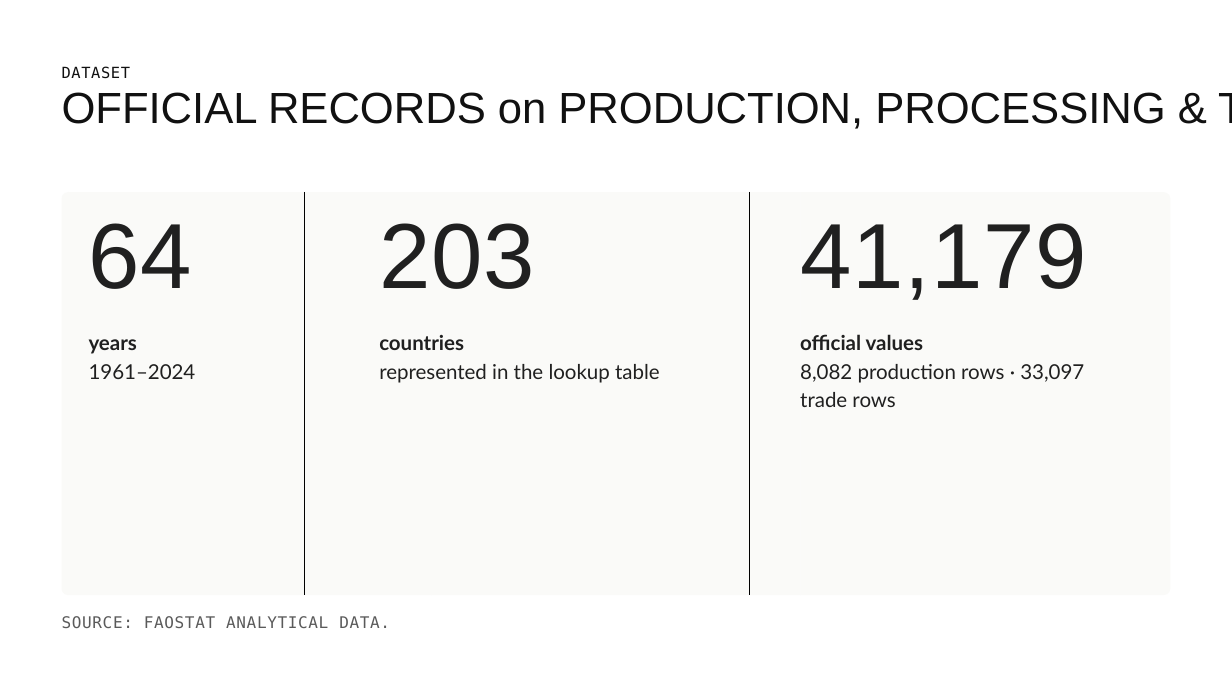
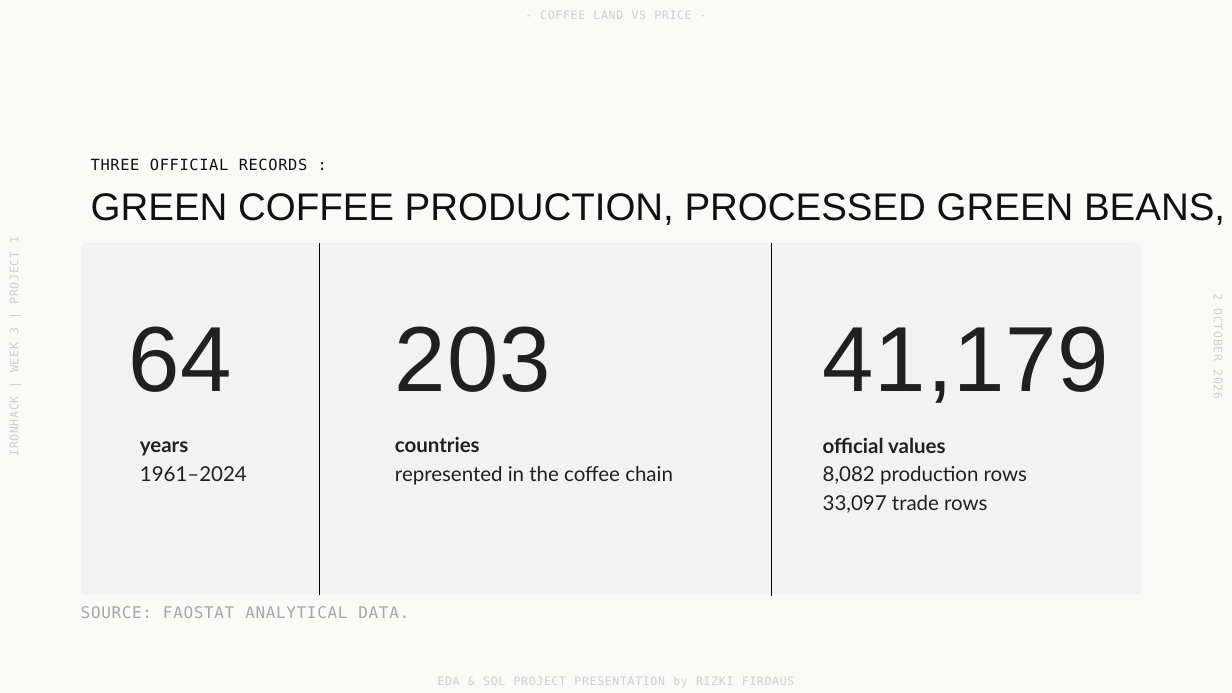
Before and after one commit to benjiro000/project-1-eda, a slide deck: slide 3 of presentation/project-1-presentation-rizki.pptx. Drawn at 1232x693 pixels with LibreOffice and Linux fonts; fonts in the diff are those of the drawing; background and template pictures are left out. Boxes give left, top, right and bottom in pixels: in the first picture for what was removed or moved away, otherwise in the second. Text is boxed around its words. In the diff, an @@ line names an element or a change of style, - is before the commit and + after.

Commit message:
project1rizki

```diff
--- a/presentation/project-1-presentation-rizki.pptx
+++ b/presentation/project-1-presentation-rizki.pptx
@@ rectangle resized from (x1=432, y1=192, x2=801, y2=595) to (x1=0, y1=0, x2=1232, y2=693) @@
@@ rectangle removed at (x1=0, y1=0, x2=1232, y2=693) @@
@@ text added at (x1=540, y1=11, x2=691, y2=19), 9 pt, text #D0CECE @@
+- COFFEE LAND VS PRICE -
@@ text removed at (x1=62, y1=66, x2=130, y2=79) @@
-DATASET
@@ text added at (x1=91, y1=158, x2=307, y2=171), 12 pt, text #111111 @@
+THREE OFFICIAL RECORDS :
@@ text at (x1=91, y1=193, x2=1225, y2=225): text changed; size 34 to 30 pt @@
-OFFICIAL RECORDS on PRODUCTION, PROCESSING & TRADE
+GREEN COFFEE PRODUCTION, PROCESSED GREEN BEANS, AND TRADE
@@ text added at (x1=8, y1=239, x2=21, y2=453), 9 pt, text #D0CECE @@
+IRONHACK | WEEK 3 | PROJECT 1
@@ freeform shape at (x1=80, y1=243, x2=319, y2=595): fill #FAFAF8 to #F2F2F2 @@
@@ freeform shape resized from (x1=62, y1=192, x2=432, y2=595) to (x1=80, y1=243, x2=319, y2=595) @@
@@ line moved from (304, 192) - (304, 595) to (319, 243) - (319, 595) @@
@@ rectangle added at (x1=319, y1=243, x2=772, y2=595), fill #F2F2F2 @@
@@ line moved from (750, 192) - (750, 595) to (772, 243) - (772, 596) @@
@@ freeform shape resized from (x1=801, y1=192, x2=1171, y2=595) to (x1=772, y1=243, x2=1141, y2=595) @@
@@ freeform shape at (x1=772, y1=243, x2=1141, y2=595): fill #FAFAF8 to #F2F2F2 @@
@@ text added at (x1=1211, y1=294, x2=1224, y2=398), 9 pt, text #D0CECE @@
+2 OCTOBER 2026
@@ text "64" moved from (x1=89, y1=223, x2=193, y2=289) to (x1=129, y1=326, x2=233, y2=392) @@
@@ text "203" moved from (x1=379, y1=223, x2=535, y2=289) to (x1=395, y1=326, x2=551, y2=392) @@
@@ text "41,179" moved from (x1=800, y1=223, x2=1087, y2=300) to (x1=823, y1=326, x2=1110, y2=403) @@
@@ text "years" moved from (x1=89, y1=339, x2=196, y2=379) to (x1=140, y1=441, x2=247, y2=481) @@
@@ text "countries" moved from (x1=379, y1=335, x2=660, y2=383) to (x1=395, y1=437, x2=673, y2=485) @@
@@ text "official values" moved from (x1=800, y1=334, x2=1084, y2=407) to (x1=823, y1=437, x2=1027, y2=513) @@
@@ text at (x1=395, y1=466, x2=673, y2=485): text changed @@
-represented in the lookup table
+represented in the coffee chain
@@ text at (x1=823, y1=466, x2=1027, y2=513): text changed @@
-8,082 production rows · 33,097 trade rows
+8,082 production rows
+33,097 trade rows
@@ text "SOURCE: FAOSTAT ANALYTICAL DATA." moved from (x1=62, y1=616, x2=390, y2=628) to (x1=81, y1=606, x2=409, y2=618) @@
@@ text "SOURCE: FAOSTAT ANALYTICAL DATA." at (x1=81, y1=606, x2=409, y2=618): text colour #5A5A5A to #A6A6A6 @@
@@ text added at (x1=438, y1=677, x2=795, y2=685), 9 pt, text #D0CECE @@
+EDA & SQL PROJECT PRESENTATION by RIZKI FIRDAUS
```
Also in this commit, not shown: 5 other slides changed, 3 slides added, 1 slide removed.
